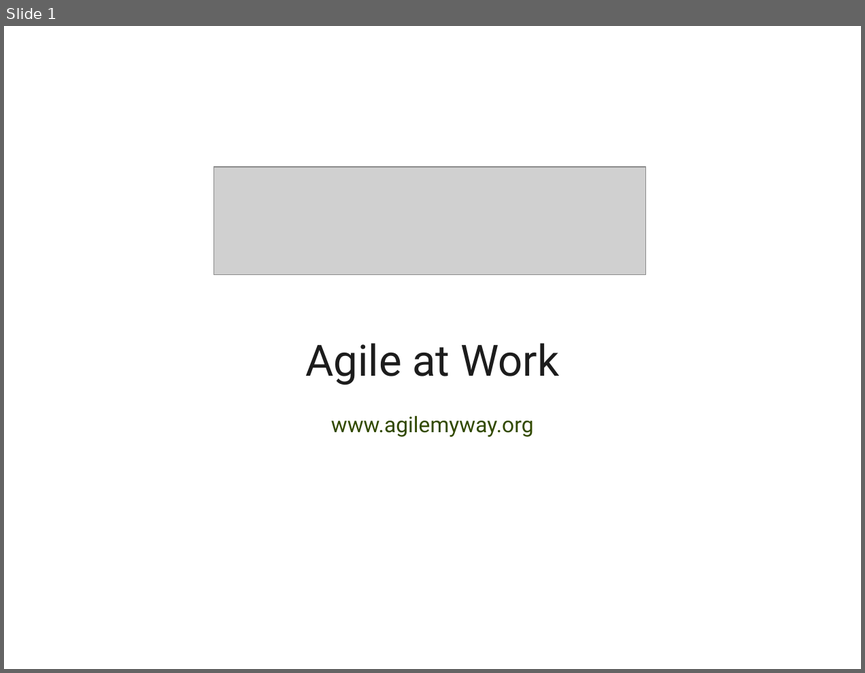
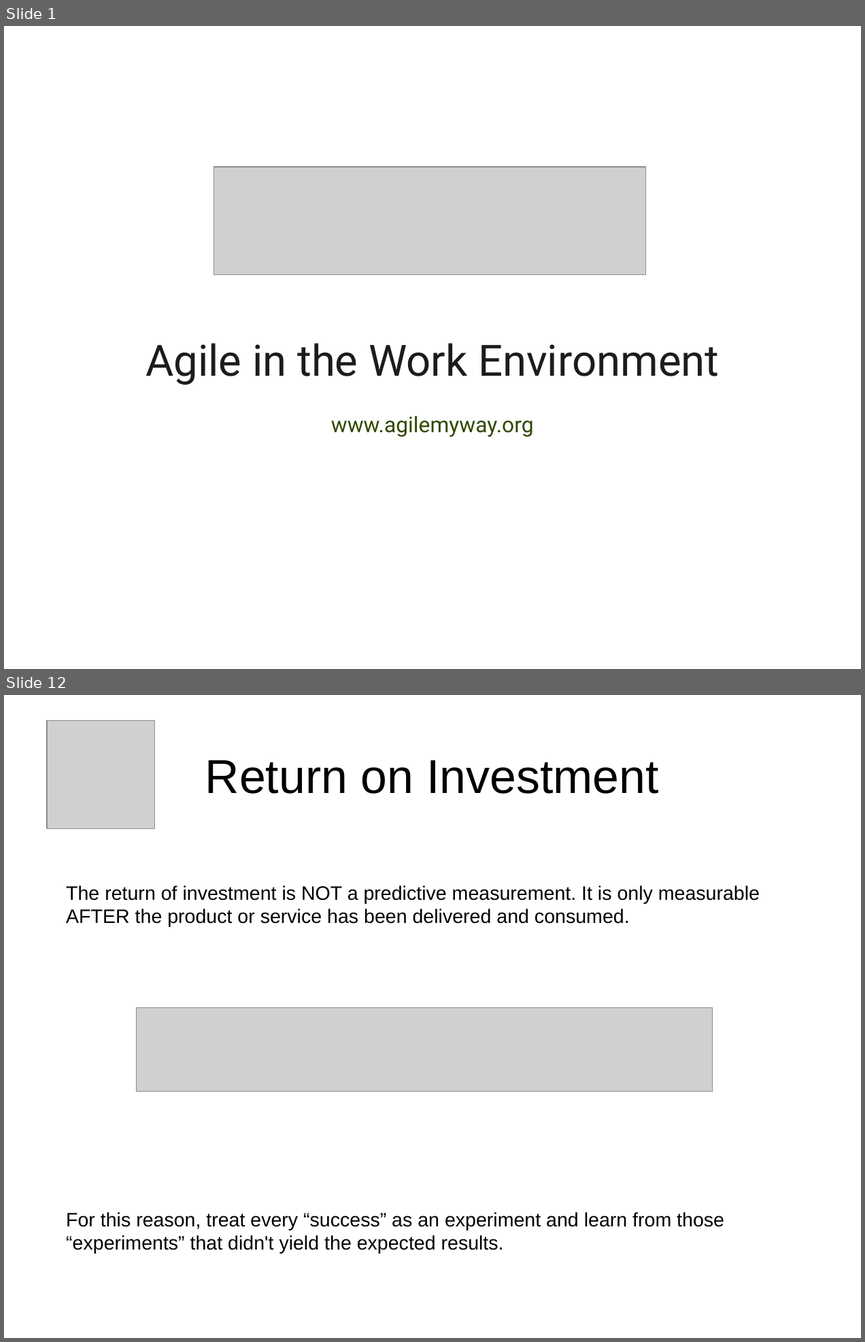
Before and after one commit to dsietz/agile-my-way, a slide deck: doc/Agile at Work.odp. Shown one above the other, each under a label of ours: slide 1 before the commit, slides 1 and 12 after it; the slides between them are not shown. The pictures are 865x673 and 865x1342 pixels, drawn with LibreOffice and Linux fonts; fonts in the diff are those of the drawing; grey boxes stand for pictures. Boxes give left, top, right and bottom in pixels: in the first picture for what was removed or moved away, otherwise in the second. Text is boxed around its words. In the diff, an @@ line names an element or a change of style, - is before the commit and + after.

Commit message:
added the Agile at Work presentation

```diff
--- a/doc/Agile at Work.odp
+++ b/doc/Agile at Work.odp
@@ slide 12 added at box(4, 695, 861, 1338), background #FFFFFF @@
@@ picture added at box(47, 721, 155, 829) @@
@@ title added at box(205, 760, 659, 794), 44 pt, text #000000 @@
+Return on Investment
@@ text added at box(66, 885, 759, 927), 18 pt, text #000000 @@
+The return of investment is NOT a predictive measurement. It is only measurable AFTER the product or service has been delivered and consumed.
@@ picture added at box(136, 1008, 713, 1091) @@
@@ text added at box(66, 1212, 724, 1253), 18 pt, text #000000 @@
+For this reason, treat every “success” as an experiment and learn from those “experiments” that didn't yield the expected results.
@@ slide 1 changed as well @@
@@ text at box(145, 343, 719, 385): text changed @@
-Agile at Work
+Agile in the Work Environment
```
Also in this commit, not shown: 1 other slide changed, 37 other slides added, 1 slide removed, 2 other files.
